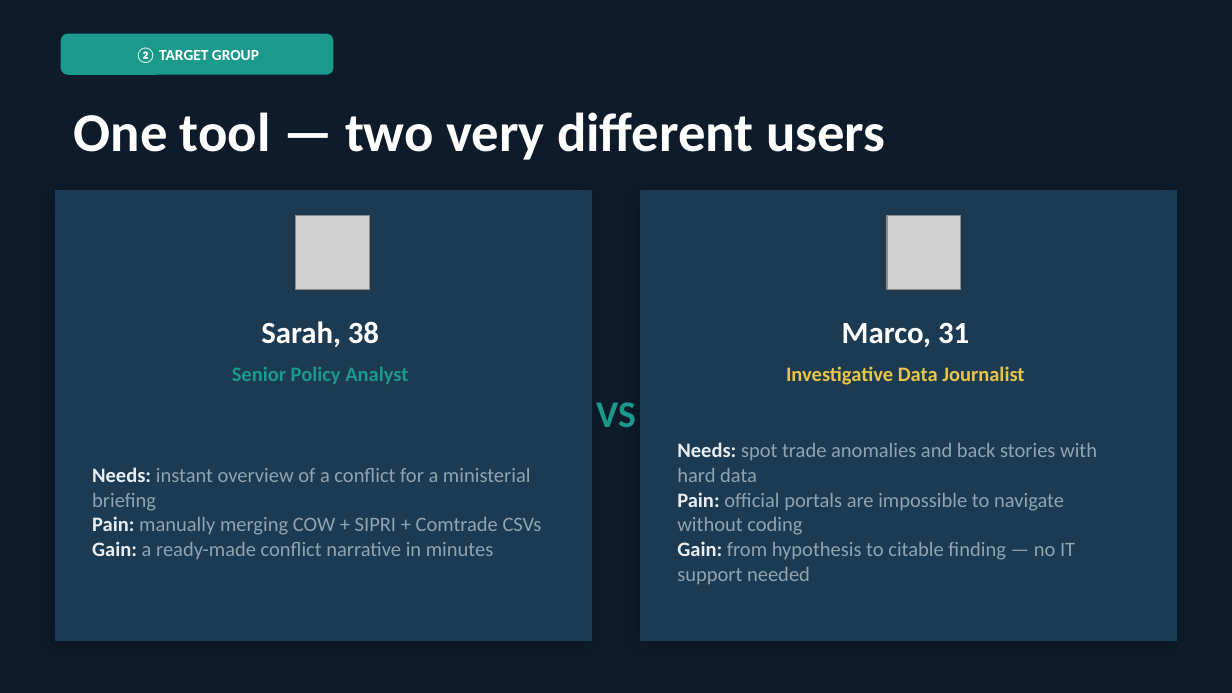
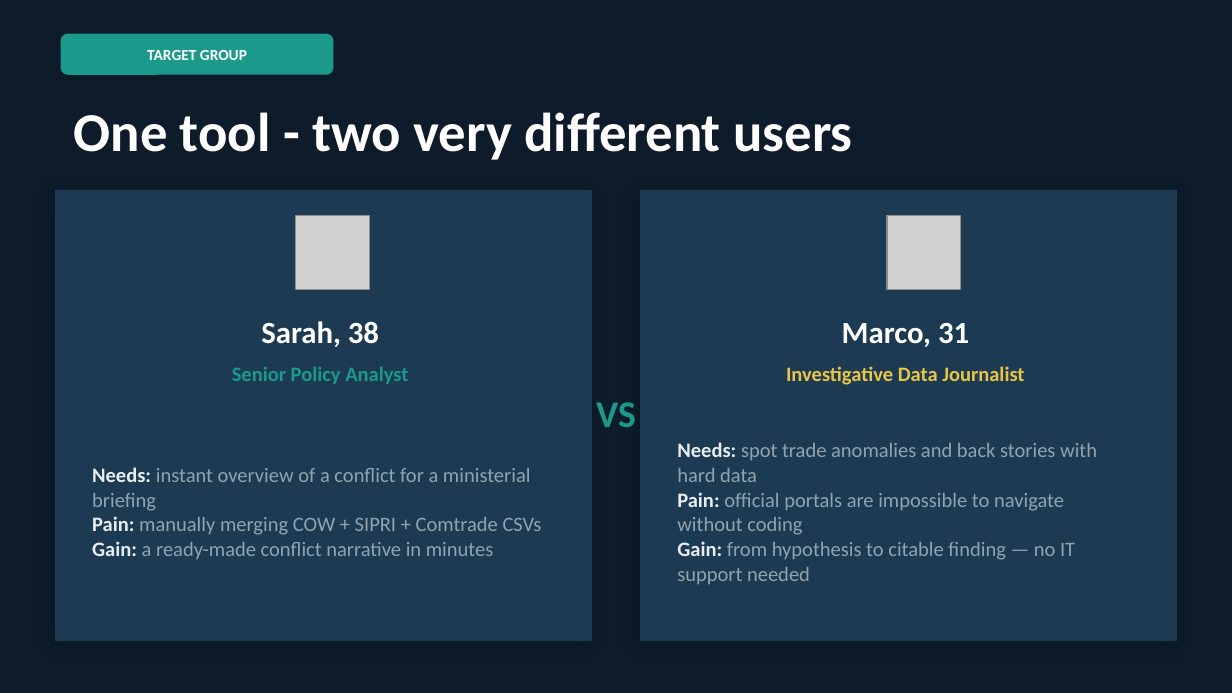
Before and after one commit to podsv-fs26-ad24/ad24-6-fancyproject, a slide deck: slide 3 of Conflict_Trade_Explorer.pptx. Drawn at 1232x693 pixels with LibreOffice and Linux fonts; fonts in the diff are those of the drawing; grey boxes stand for pictures. Boxes give left, top, right and bottom in pixels: in the first picture for what was removed or moved away, otherwise in the second. Text is boxed around its words. In the diff, an @@ line names an element or a change of style, - is before the commit and + after.

```diff
--- a/Conflict_Trade_Explorer.pptx
+++ b/Conflict_Trade_Explorer.pptx
@@ text at (147, 50, 247, 60): text changed @@
-② TARGET GROUP
+TARGET GROUP
@@ text at (74, 112, 852, 160): text changed @@
-One tool — two very different users
+One tool - two very different users
```
Also in this commit, not shown: 8 other slides changed, 2 slides added, 2 slides removed.
